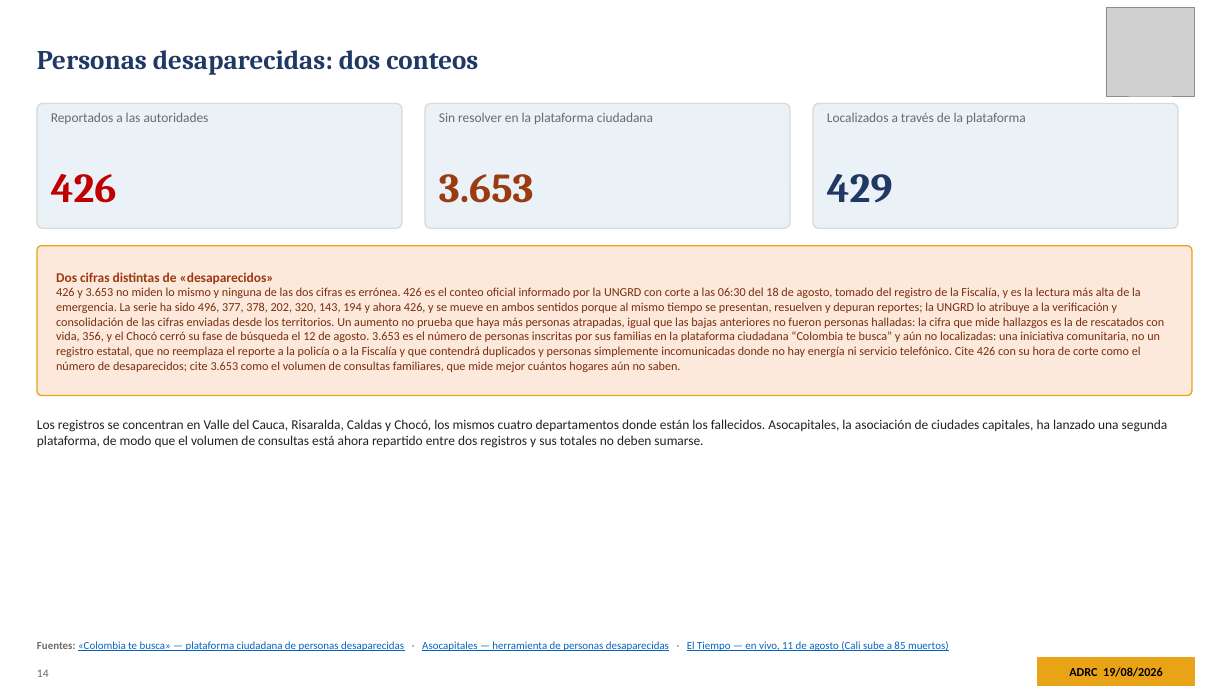
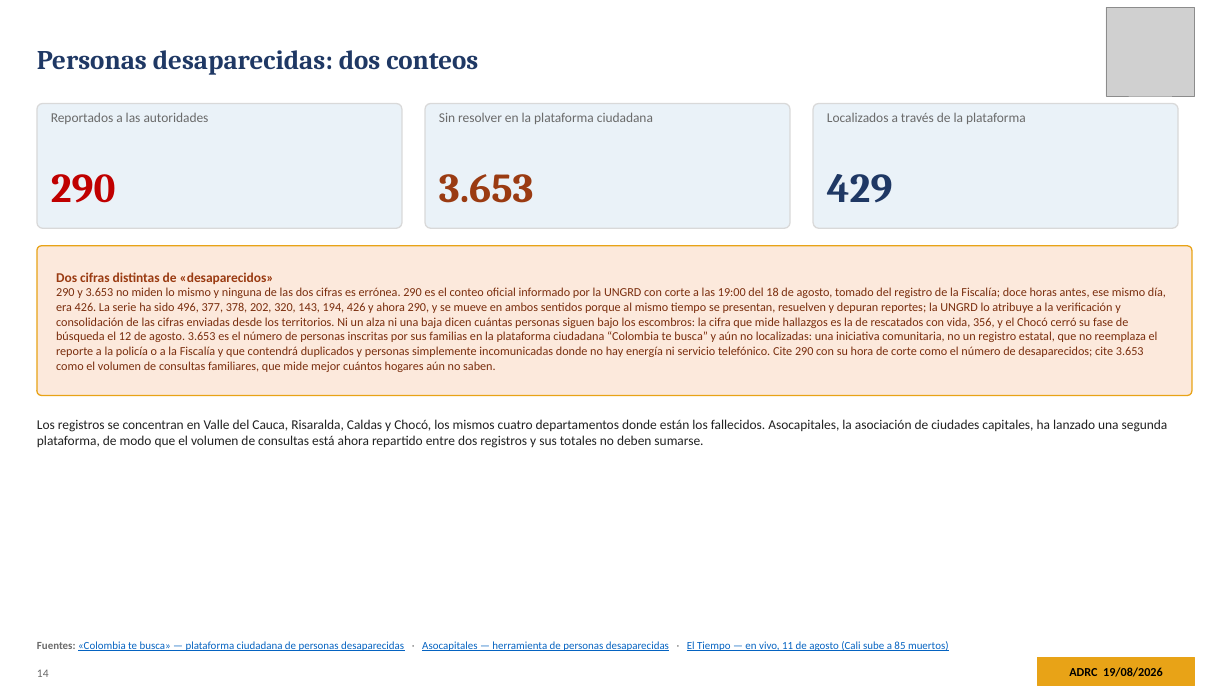
Before and after one commit to kochobi-max/whatsmap, a slide deck: slide 14 of reports/colombia_eq_20260810/output/ADRC_EQ_COL_Choco_20260810_ES.pptx. Drawn at 1232x693 pixels with LibreOffice and Linux fonts; fonts in the diff are those of the drawing; grey boxes stand for pictures. Boxes give left, top, right and bottom in pixels: in the first picture for what was removed or moved away, otherwise in the second. Text is boxed around its words. In the diff, an @@ line names an element or a change of style, - is before the commit and + after.

```diff
--- a/reports/colombia_eq_20260810/output/ADRC_EQ_COL_Choco_20260810_ES.pptx
+++ b/reports/colombia_eq_20260810/output/ADRC_EQ_COL_Choco_20260810_ES.pptx
@@ text at [51,174,116,203]: text changed @@
-426
+290
@@ text at [56,272,1166,372]: text changed @@
-Dos cifras distintas de «desaparecidos»
-426 y 3.653 no miden lo mismo y ninguna de las dos cifras es errónea. 426 es el conteo oficial informado por la UNGRD con corte a las 06:30 del 18 de agosto, tomado del registro de la Fiscalía, y es la lectura más alta de la emergencia. La serie ha sido 496, 377, 378, 202, 320, 143, 194 y ahora 426, y se mueve en ambos sentidos porque al mismo tiempo se presentan, resuelven y depuran reportes; la UNGRD lo atribuye a la verificación y consolidación de las cifras enviadas desde los territorios. Un aumento no prueba que haya más personas atrapadas, igual que las bajas anteriores no fueron personas halladas: la cifra que mide hallazgos es la de rescatados con vida, 356, y el Chocó cerró su fase de búsqueda el 12 de agosto. 3.653 es el número de personas inscritas por sus familias en la plataforma ciudadana “Colombia te busca” y aún no localizadas: una iniciativa comunitaria, no un registro estatal, que no reemplaza el reporte a la policía o a la Fiscalía y que contendrá duplicados y personas simplemente incomunicadas donde no hay energía ni servicio telefónico. Cite 426 con su hora de corte como el número de desaparecidos; cite 3.653 como el volumen de consultas familiares, que mide mejor cuántos hogares aún no saben.
+Dos cifras distintas de «desaparecidos»
+290 y 3.653 no miden lo mismo y ninguna de las dos cifras es errónea. 290 es el conteo oficial informado por la UNGRD con corte a las 19:00 del 18 de agosto, tomado del registro de la Fiscalía; doce horas antes, ese mismo día, era 426. La serie ha sido 496, 377, 378, 202, 320, 143, 194, 426 y ahora 290, y se mueve en ambos sentidos porque al mismo tiempo se presentan, resuelven y depuran reportes; la UNGRD lo atribuye a la verificación y consolidación de las cifras enviadas desde los territorios. Ni un alza ni una baja dicen cuántas personas siguen bajo los escombros: la cifra que mide hallazgos es la de rescatados con vida, 356, y el Chocó cerró su fase de búsqueda el 12 de agosto. 3.653 es el número de personas inscritas por sus familias en la plataforma ciudadana “Colombia te busca” y aún no localizadas: una iniciativa comunitaria, no un registro estatal, que no reemplaza el reporte a la policía o a la Fiscalía y que contendrá duplicados y personas simplemente incomunicadas donde no hay energía ni servicio telefónico. Cite 290 con su hora de corte como el número de desaparecidos; cite 3.653 como el volumen de consultas familiares, que mide mejor cuántos hogares aún no saben.
```
Also in this commit, not shown: 17 other slides changed, 8 other files.
